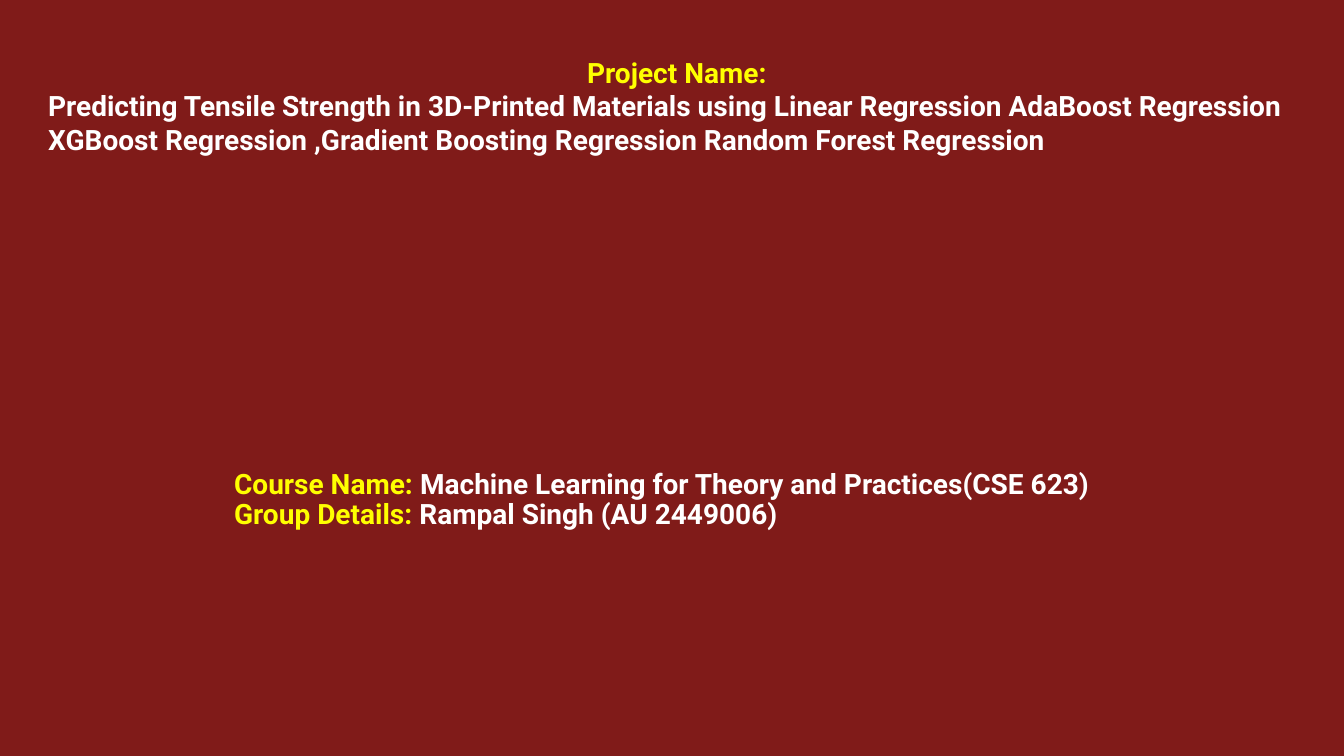
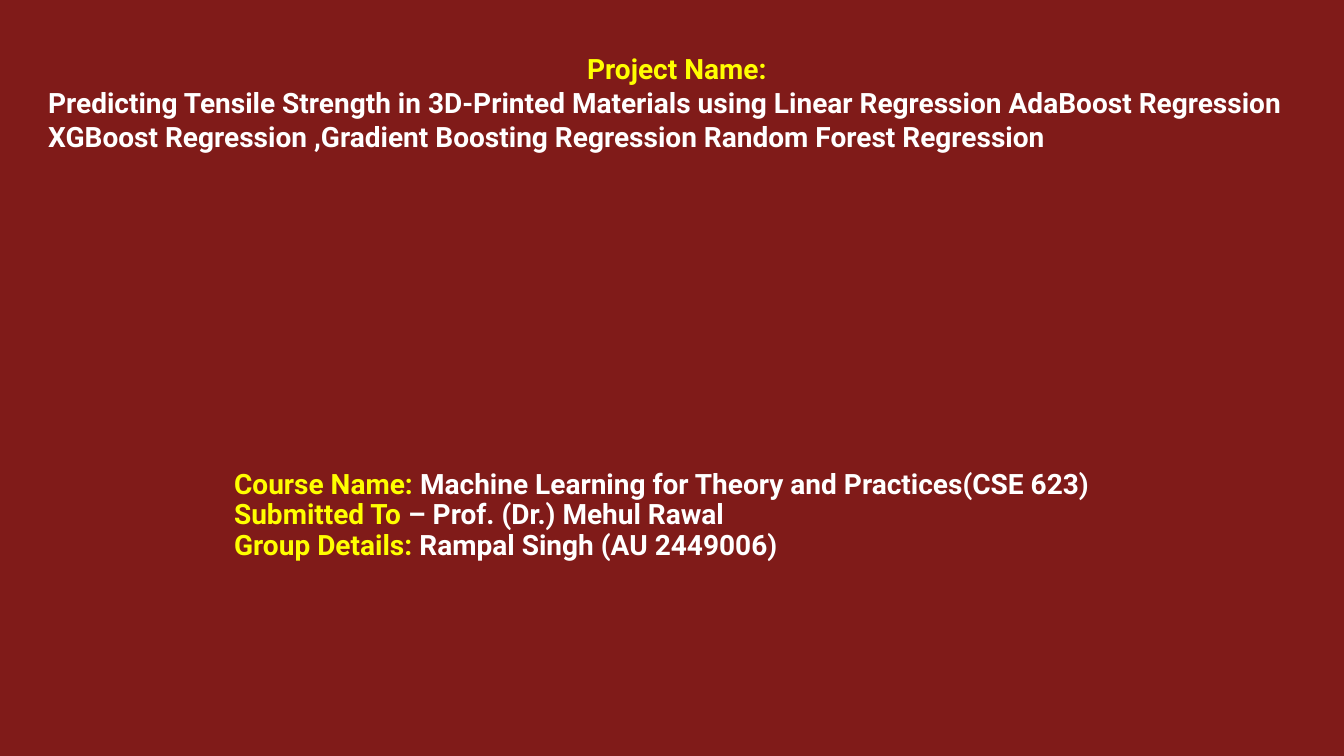
Before and after one commit to Rampal06/CSE-623-ML-Project, a slide deck: slide 1 of ML Project final updated.pptx. Drawn at 1344x756 pixels with LibreOffice and Linux fonts; fonts in the diff are those of the drawing; background and template pictures are left out. Boxes give left, top, right and bottom in pixels: in the first picture for what was removed or moved away, otherwise in the second. Text is boxed around its words. In the diff, an @@ line names an element or a change of style, - is before the commit and + after.

```diff
--- a/ML Project final updated.pptx
+++ b/ML Project final updated.pptx
@@ text "Project Name:": place and size @@
-text "Project Name:" at [48, 62, 1281, 156]
+text "Project Name:" at [48, 58, 1281, 153]
@@ title at [234, 472, 1089, 561]: text changed @@
-Course Name: Machine Learning for Theory and Practices(CSE 623)
-Group Details: Rampal Singh (AU 2449006)
+Course Name: Machine Learning for Theory and Practices(CSE 623)
+Submitted To – Prof. (Dr.) Mehul Rawal
+Group Details: Rampal Singh (AU 2449006)
```
Also in this commit, not shown: 6 other slides changed, 10 slides added, 10 slides removed.
